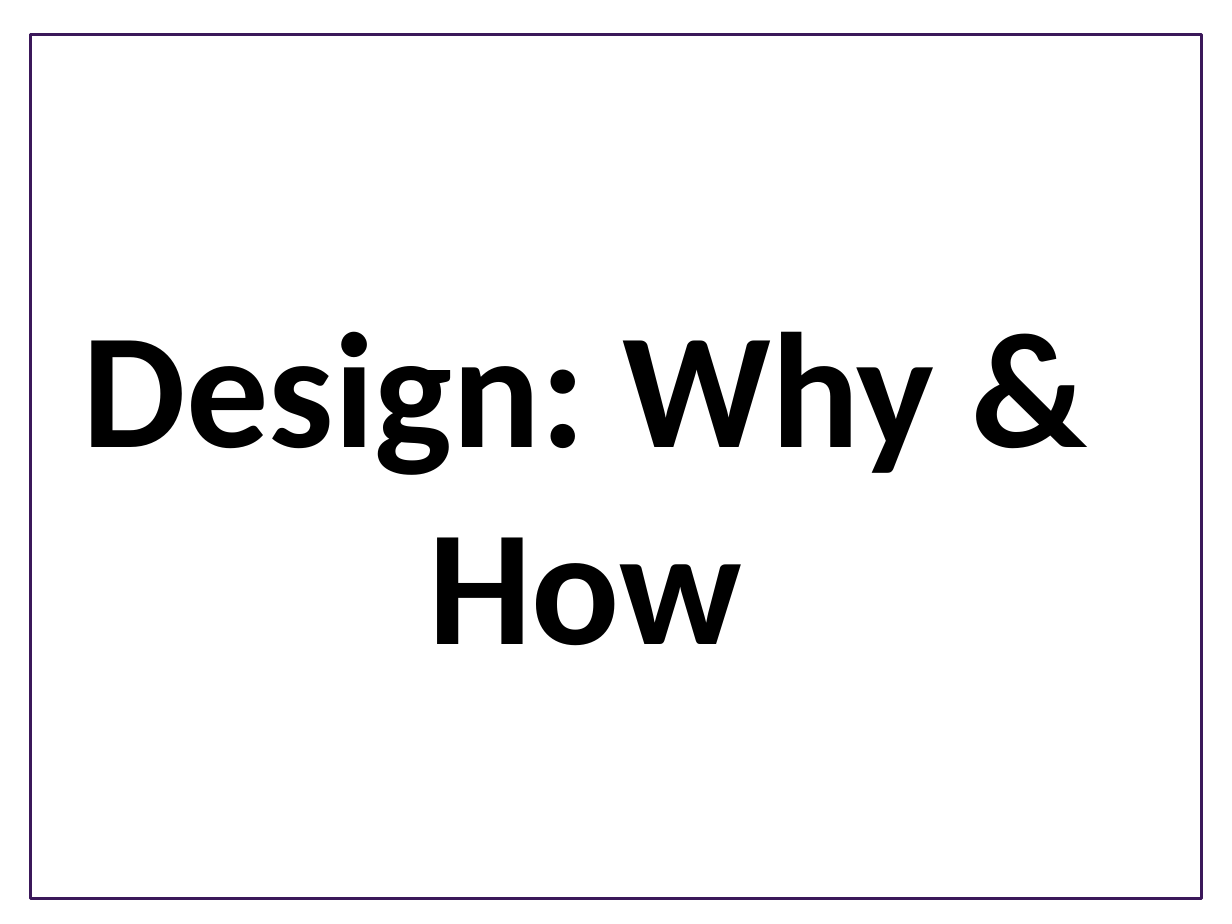
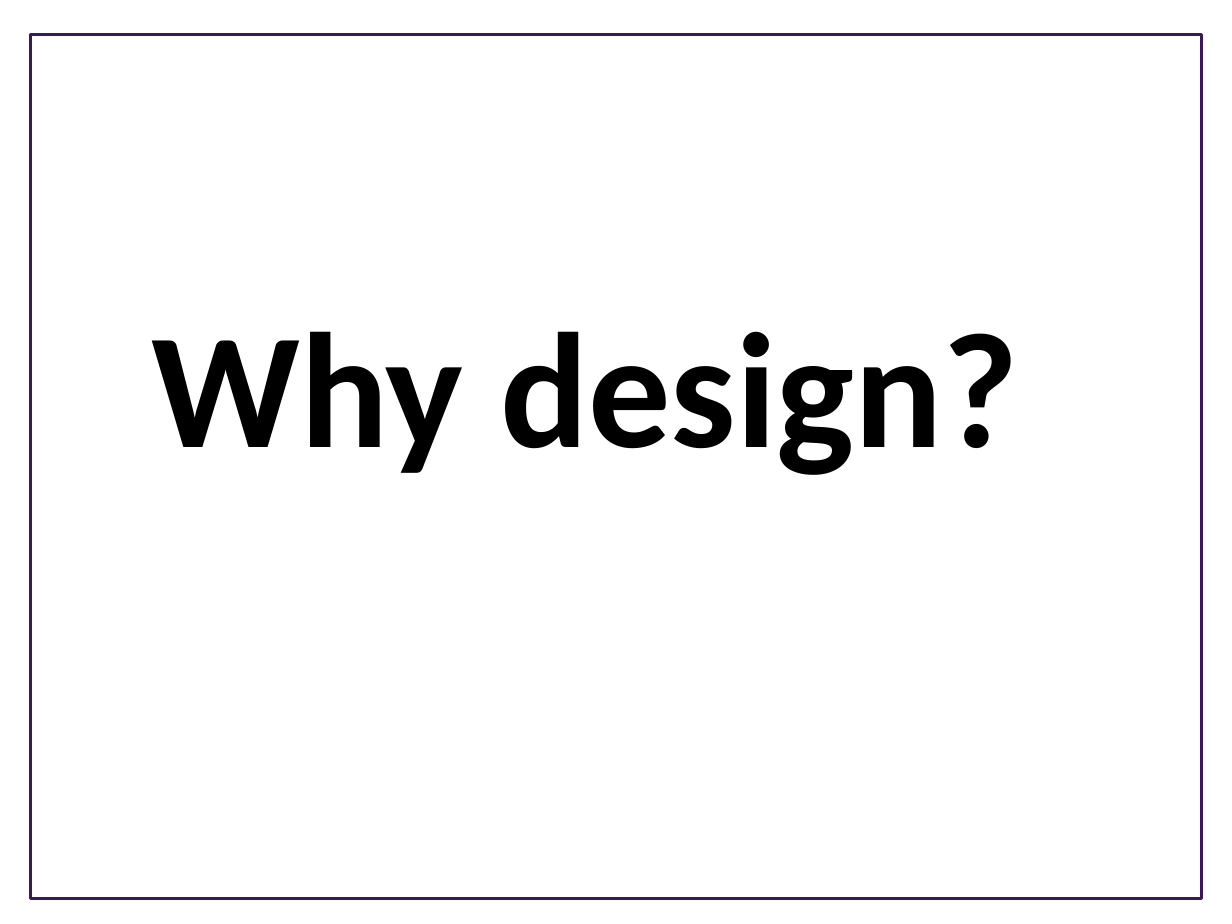
Before and after one commit to UWDIRECT/UWDIRECT.github.io, a slide deck: slide 3 of Wi21_content/SEDS/L10.Software_Design.pptx (slide 2 before the commit). Drawn at 1232x924 pixels with LibreOffice and Linux fonts; fonts in the diff are those of the drawing; background and template pictures are left out. Boxes give left, top, right and bottom in pixels: in the first picture for what was removed or moved away, otherwise in the second. Text is boxed around its words. In the diff, an @@ line names an element or a change of style, - is before the commit and + after.

```diff
--- a/Wi21_content/SEDS/L10.Software_Design.pptx
+++ b/Wi21_content/SEDS/L10.Software_Design.pptx
@@ title at [151, 331, 1018, 475]: text changed @@
-Design: Why & How
+Why design?
```
Also in this commit, not shown: 5 other slides changed, 16 slides added, 1 slide removed.
